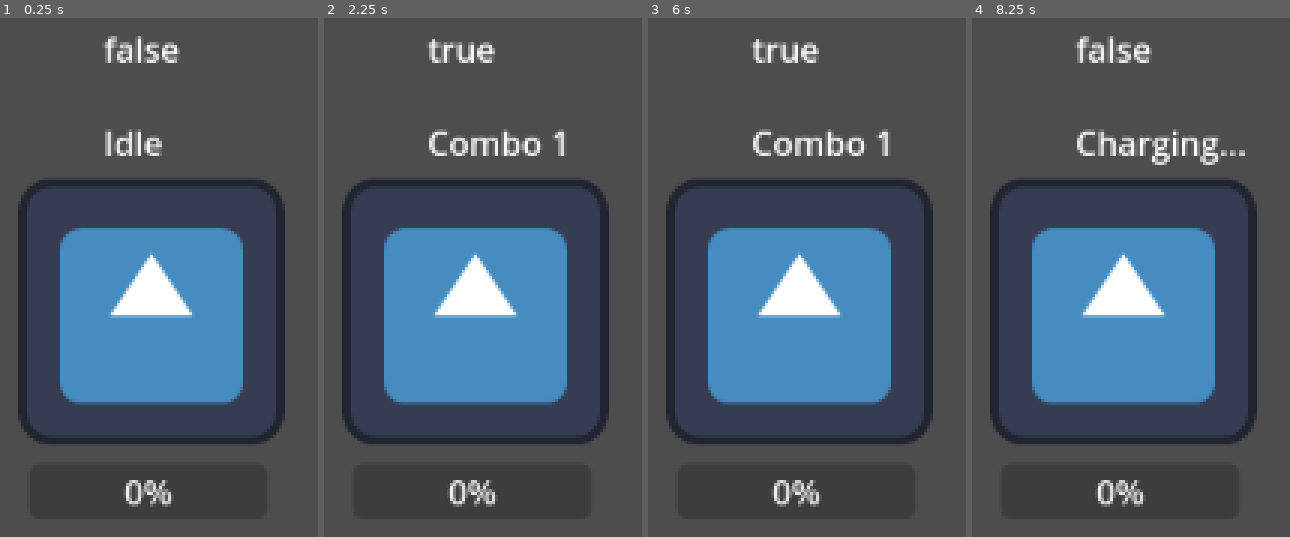
Above: before the commit, frames 1-4 (left to right).
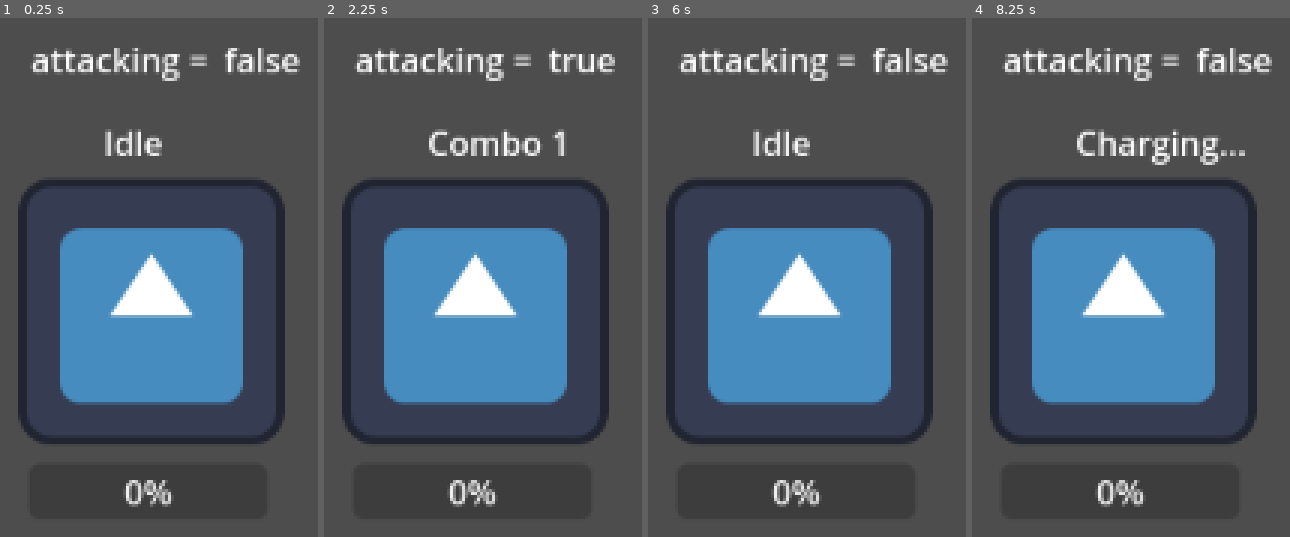
Above: after the commit, the same moments.

Repository: madsonmms/combo-and-charge
Game: Godot game, scene res://player.tscn
The game is run twice, just before and just after one commit, with the same random seed, the same clock (stepped at 60 frames per second) and the same inputs. The engine's default icon, where the game draws it, is replaced by a stand-in: a white triangle on a blue panel in a dark square.
Inputs:
- Up to frame 1 (0.25 s): no input
- Up to frame 2 (2.25 s): tap Enter at 0.5, 2 s; tap Space at 1.25 s; hold Down (ui_down) 1.28-2.03 s
- Up to frame 3 (6 s): tap Space at 2.75, 4.25 s; tap Enter at 3.5 s; hold Down (ui_down) 3.53-5.78 s
- Up to frame 4 (8.25 s): hold Down (ui_down) from 8.03 s (still down)

The runs differ from the first frame. In frame 1, 2.5% of the frame differs, in the area x 9-95%, y 3-13%; in frame 2, 2.2%; in frame 3, 3.5%, in the area x 9-95%, y 4-27%; in frame 4, 2.5%.

Commit message:
Charge funcionality improvement, now it checks if it has to cancel the charge, attack normaly, or release charge

Diff:
--- a/attack_component.gd
+++ b/attack_component.gd
@@ -7,7 +7,6 @@
 @export var combo_timer : Timer
 @export var charge_timer : Timer
 @export var hold_timer: Timer
-@export var hold_threshold : float = 3
 
 var current_combo_step : int = 0
 var attacking : bool = false
@@ -22,29 +21,41 @@
 func _process(_delta: float) -> void:
 	pass
 
-func combo_handler() -> void:
-	#if current_combo_step == 0:
+# Chamado sempre que o ataque é realizado
+func attack_handler() -> void:
 	is_holding = true
-	hold_timer.start(hold_threshold)
-	#elif hold_timer.is_stopped():
-		#start_charge()
+	hold_timer.start()
 
 func release_attack() -> void:
+
+	var hold_time = hold_timer.wait_time
+	var time_elapsed = hold_timer.wait_time - hold_timer.time_left
+
 	if is_holding:
-		if hold_timer.time_left > 0:
+		if time_elapsed > 0 and time_elapsed < 1:
 			is_holding = false
 			if current_combo_step == 0:
 				start_attack()
 			else:
 				try_next_combo()
+		elif time_elapsed == hold_time:
+			start_charge_attack()
 		else:
-			start_charge_attack()
+			cancel_charge_attack()
+			pass
 
 
 func start_charge_attack() -> void:
 	hold_timer.stop()
 	print_debug("Charge release!")
+	is_holding = false
+	charge_ready = false
 
+func cancel_charge_attack() -> void:
+	hold_timer.stop()
+	is_holding = false
+	charge_ready = false
+	print_debug("Charge canceled")
 
 #Inicializa o ataque e o timer
 func start_attack() -> void:
@@ -56,6 +67,7 @@
 	combo_timer.start()
 
 func try_next_combo() -> bool:
+	hold_timer.stop()
 
 	#Checa se está atacando e se ainda tem timer
 	if attacking and not combo_timer.is_stopped():
@@ -72,12 +84,13 @@
 		return true
 	return false
 
+# Executado para resetar o combo
 func _on_combo_timeout() -> void:
 	attacking = false
 	current_combo_step = 0
 	Combo_Finished.emit()
 
-
+# Quando o charge está pronto para o release
 func _on_hold_timeout():
 	if is_holding:
 		charge_ready = true
--- a/player.gd
+++ b/player.gd
@@ -9,7 +9,7 @@
 
 func _unhandled_input(event: InputEvent) -> void:
 	if event.is_action_pressed("ui_down"):
-		atkComponent.combo_handler()
+		atkComponent.attack_handler()
 
 	if event.is_action_released("ui_down"):
 		atkComponent.release_attack()
--- a/player.tscn
+++ b/player.tscn
@@ -33,10 +33,10 @@
 offset_bottom = 80.0
 
 [node name="Label2" type="Label" parent="."]
-offset_left = 119.0
-offset_top = 12.0
-offset_right = 159.0
-offset_bottom = 35.0
+offset_left = 177.0
+offset_top = 17.0
+offset_right = 217.0
+offset_bottom = 40.0
 text = "false"
 
 [node name="ProgressBar" type="ProgressBar" parent="."]
@@ -44,3 +44,10 @@
 offset_top = 223.0
 offset_right = 198.0
 offset_bottom = 250.0
+
+[node name="Label3" type="Label" parent="."]
+offset_left = 84.0
+offset_top = 17.0
+offset_right = 170.0
+offset_bottom = 40.0
+text = "attacking ="
